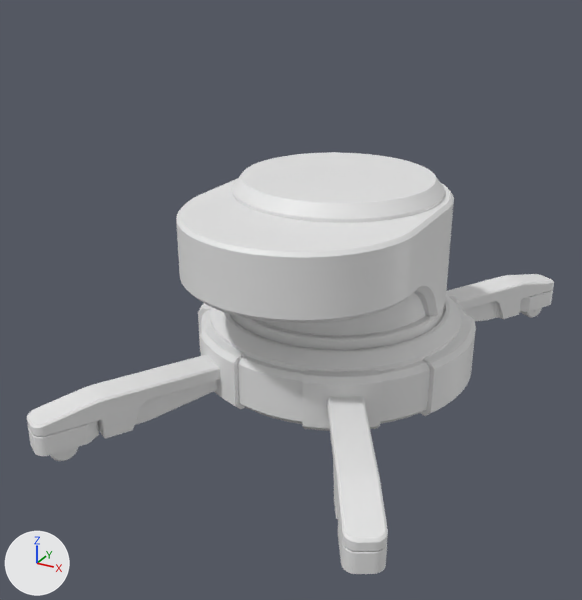
Renders of the Blender file model.blend from each side of a commit.
Rendered twice from a 50 mm camera at (16.3, -34.4, 19.2) aimed at (-1.2, -2.5, 3.2). Every picture has the same lights, and +X, +Y and +Z are marked at lower left.
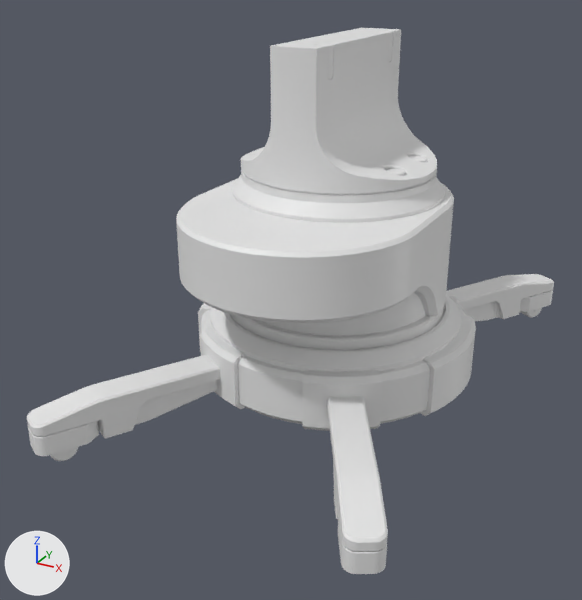
Commit message: Work on the Upper Portion

What differs and where, as boxes (x1, y1, x2, y2) in the pictures (582 x 600 px):
'Cylinder.005', added
    after: (241, 28, 437, 195)
'Cylinder.004', reshaped
    before: (232, 152, 445, 336)
    after: (232, 170, 445, 336)
'Cylinder.006', added
    after: (287, 30, 393, 80)
part 1 of me_cylinder_004, built on
    before: (241, 152, 436, 203)
    after: (241, 170, 437, 203)

What changed in the scene script:
```text
Change me_cylinder_004:
    used by ob_cylinder_004; location = (0.0, 0.0, 5.61); scale = (0.918, 0.918, 1.19)
    remove me_cylinder_004.from_pydata(...)  # 150 vertices, 102 faces; spans x -5.53..5.53, y -5.55..5.55, z -3.14..2.94
    add me_cylinder_004.from_pydata(...)  # 200 vertices, 152 faces; spans x -5.53..5.53, y -5.55..5.55, z -3.14..3.22
    me_cylinder_004 part 1
    1 face is deleted
    50 new vertices lie (0.0, 0.0, 0.28) away from vertices in x -5.06..5.06, y -5.07..5.07, z 2.94
    51 new faces join them
Add me_cylinder_006:
    me_cylinder_006.from_pydata(...)  # 1080 vertices, 818 faces; spans x -4.64..4.64, y -4.65..4.65, z 3.83..9.84
    me_cylinder_006.polygons.foreach_set('use_smooth', [True] * 818)
Add me_cylinder_005:
    me_cylinder_005.from_pydata(...)  # 112 vertices, 64 faces; spans x -1.07..1.07, y -3.51..3.51, z 8.45..9.84
Add ob_cylinder_005:
    ob_cylinder_005 = bpy.data.objects.new('Cylinder.005', me_cylinder_006)
    ob_cylinder_005.location = (0.0, 0.0, 5.61)
    _m = ob_cylinder_005.modifiers.new('Bevel', 'BEVEL')
    _m.width = 0.008
    _m.width_pct = 0.008
    _m.segments = 3
    _m.miter_outer = 'MITER_ARC'
    _m = ob_cylinder_005.modifiers.new('WeightedNormal', 'WEIGHTED_NORMAL')
Add ob_cylinder_006:
    ob_cylinder_006 = bpy.data.objects.new('Cylinder.006', me_cylinder_005)
    ob_cylinder_006.location = (0.0, 0.0, 5.61)
    _m = ob_cylinder_006.modifiers.new('Bevel', 'BEVEL')
    _m.width = 0.068
    _m.width_pct = 0.068
    _m.segments = 3
    _m.miter_outer = 'MITER_ARC'
    _m = ob_cylinder_006.modifiers.new('WeightedNormal', 'WEIGHTED_NORMAL')
```
